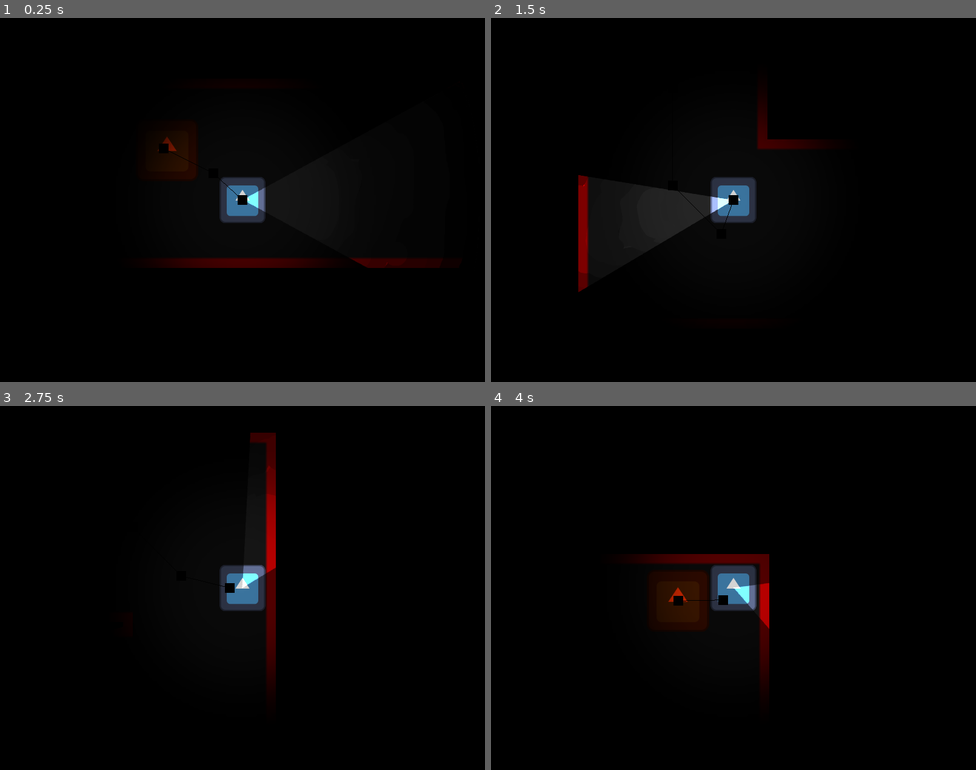
Above: before the commit, frames 1-4 (two rows, left to right).
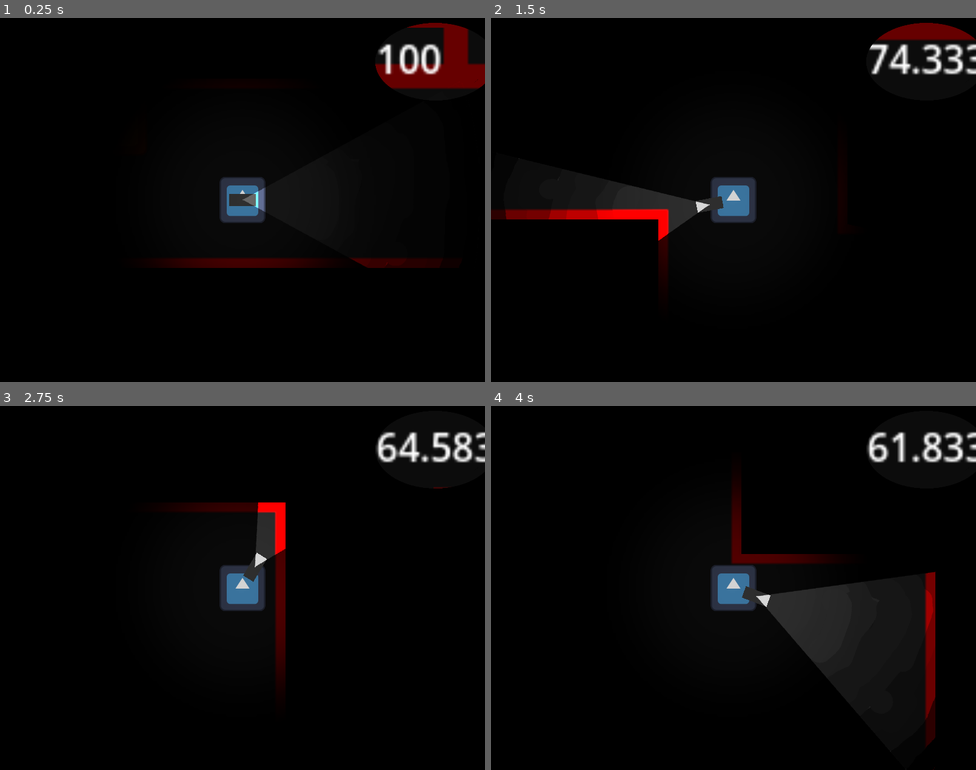
Above: after the commit, the same moments.

Repository: TomkoSK/maze-minigame
Game: Godot game, scene res://Scenes/Main.tscn
Same seed, same stepped clock (60 frames per second), same inputs: the game is played once before the commit and once after it. The engine's default icon, where the game draws it, is replaced by a stand-in: a white triangle on a blue panel in a dark square.
Inputs (mouse positions are in pixels of both pictures, inside the frame that each line leads up to):
- Up to frame 1 (0.25 s): no input
- Up to frame 2 (1.5 s): move the mouse to (840, 181) at 0.52 s; hold D (right) 0.53-1.28 s; hold Shift (sprint, bound only after the commit) 0.53-1.28 s; click (840, 181) at 0.67 s; move the mouse to (636, 218) at 1.27 s; hold S (down) from 1.28 s (still down); tap Shift (sprint, bound only after the commit) at 1.35 s; click (636, 218) at 1.42 s
- Up to frame 3 (2.75 s): move the mouse to (291, 507) at 2.02 s; release S (down) at 2.03 s; hold D (right) from 2.03 s (still down); hold Shift (sprint, bound only after the commit) from 2.03 s (still down); click (291, 507) at 2.17 s
- Up to frame 4 (4 s): move the mouse to (709, 660) at 2.77 s; release D (right) at 2.78 s; release Shift (sprint, bound only after the commit) at 2.78 s; hold W (up) 2.78-3.53 s; tap Shift (sprint, bound only after the commit) at 2.85 s; click (709, 660) at 2.92 s; move the mouse to (879, 642) at 3.52 s; hold A (left) from 3.53 s (still down); hold Shift (sprint, bound only after the commit) from 3.53 s (still down); click (879, 642) at 3.67 s

The runs differ from the first frame. In frame 1, 3.4% of the frame differs, in the area x 32-100%, y 1-52%; in frame 2, 5.3%; in frame 3, 4.6%; in frame 4, 9.5%, in the area x 29-100%, y 7-100%.

Commit message:
last week's work

Diff:
--- a/Scenes/Main.tscn
+++ b/Scenes/Main.tscn
@@ -213,7 +213,6 @@
 position = Vector2(52, 31)
 scale = Vector2(0.984127, 1)
 motion_mode = 1
-SPEED = 300
 
 [node name="BgSprite" type="Sprite2D" parent="."]
 visible = false
--- a/Scenes/Monster.tscn
+++ b/Scenes/Monster.tscn
@@ -20,5 +20,6 @@
 [node name="NavigationAgent2D" type="NavigationAgent2D" parent="."]
 path_desired_distance = 5.0
 target_desired_distance = 0.1
+navigation_layers = 2
 path_postprocessing = 1
 debug_enabled = true
--- a/Scenes/Player.tscn
+++ b/Scenes/Player.tscn
@@ -1,9 +1,11 @@
-[gd_scene load_steps=6 format=3 uid="uid://djfyvo87iv3jf"]
+[gd_scene load_steps=8 format=3 uid="uid://djfyvo87iv3jf"]
 
 [ext_resource type="Script" path="res://Scripts/Player.gd" id="1_pb76f"]
 [ext_resource type="Texture2D" uid="uid://ba2vdnscmq6cj" path="res://icon.svg" id="2_i7nb4"]
 [ext_resource type="Texture2D" uid="uid://ck6hxnn2mekwx" path="res://cone.png" id="3_vikql"]
+[ext_resource type="Texture2D" uid="uid://clrvbplty7fiy" path="res://flashlight.png" id="3_yo5in"]
 [ext_resource type="Texture2D" uid="uid://ds2dcu4hu25j" path="res://uncone_flashligh.png" id="4_oc82a"]
+[ext_resource type="Texture2D" uid="uid://idbylid3q4oo" path="res://circle.png" id="6_yyqif"]
 
 [sub_resource type="RectangleShape2D" id="RectangleShape2D_7jywd"]
 
@@ -18,7 +20,11 @@
 scale = Vector2(0.15, 0.15)
 texture = ExtResource("2_i7nb4")
 
-[node name="Flashlight" type="PointLight2D" parent="."]
+[node name="Flashlight" type="Sprite2D" parent="."]
+self_modulate = Color(0.412152, 0.412152, 0.412152, 1)
+texture = ExtResource("3_yo5in")
+
+[node name="Light" type="PointLight2D" parent="Flashlight"]
 shadow_enabled = true
 texture = ExtResource("3_vikql")
 texture_scale = 0.2
@@ -31,3 +37,15 @@
 scale = Vector2(0.9, 0.9)
 shadow_enabled = true
 texture = ExtResource("4_oc82a")
+
+[node name="SprintLabel" type="Label" parent="."]
+offset_left = 56.0
+offset_top = -70.0
+offset_right = 96.0
+offset_bottom = -47.0
+text = "95"
+
+[node name="PointLight2D" type="PointLight2D" parent="SprintLabel"]
+position = Vector2(24.7812, 13)
+scale = Vector2(0.126094, 0.08)
+texture = ExtResource("6_yyqif")
--- a/Scripts/Player.gd
+++ b/Scripts/Player.gd
@@ -1,12 +1,28 @@
 extends CharacterBody2D
 
-@export var SPEED = 200
+@export var SPEED = 80
+@export var SPRINT_SPEED = 160
+@export var SPRINT_RECOVERY = 25
+@export var SPRINT_CONSUMPTION = 35
+var sprinting = false
+var sprint = 100
 
-func _process(_delta):
-	velocity = Input.get_vector("left", "right", "up", "down")*SPEED
+func _process(delta):
+	$SprintLabel.text = str(sprint)
+	if(sprinting):
+		sprint -= SPRINT_CONSUMPTION*delta
+	else:
+		sprint += SPRINT_RECOVERY*delta
 
-	var cursorPos = get_viewport().get_mouse_position()
-	$Flashlight.rotation = Vector2(400, 300).direction_to(cursorPos).angle()
+	if(sprinting and sprint > 0):
+		velocity = Input.get_vector("left", "right", "up", "down")*SPRINT_SPEED
+	else:
+		velocity = Input.get_vector("left", "right", "up", "down")*SPEED
+	sprint=clamp(sprint, 0, 100)
+
+	var cursorPos = get_global_mouse_position()
+	$Flashlight.rotation = position.direction_to(cursorPos).angle()
+	$Flashlight.global_position = position.move_toward(cursorPos, 10)
 
 func _physics_process(_delta):
 	move_and_slide()
@@ -15,11 +31,15 @@
 	if(event is InputEventMouseButton):
 		if(event.button_index == 1 and event.is_pressed()):
 			var tween = create_tween()
-			tween.tween_property($Flashlight, "scale", Vector2(1, 0.5), 0.1)
+			tween.tween_property($Flashlight/Light, "scale", Vector2(1, 0.5), 0.2)
 			tween = create_tween()
-			tween.tween_property($Flashlight, "energy", 3, 0.1)
+			tween.tween_property($Flashlight/Light, "energy", 3, 0.2)
 		if(event.button_index == 1 and !event.is_pressed()):
 			var tween = create_tween()
-			tween.tween_property($Flashlight, "scale", Vector2(1, 1), 0.1)
+			tween.tween_property($Flashlight/Light, "scale", Vector2(1, 1), 0.2)
 			tween = create_tween()
-			tween.tween_property($Flashlight, "energy", 1, 0.1)
+			tween.tween_property($Flashlight/Light, "energy", 1, 0.1)
+	if(event.is_action_pressed("sprint")):
+		sprinting = true
+	if(event.is_action_released("sprint")):
+		sprinting = false
--- a/project.godot
+++ b/project.godot
@@ -42,6 +42,11 @@
 "events": [Object(InputEventKey,"resource_local_to_scene":false,"resource_name":"","device":-1,"window_id":0,"alt_pressed":false,"shift_pressed":false,"ctrl_pressed":false,"meta_pressed":false,"pressed":false,"keycode":0,"physical_keycode":83,"key_label":0,"unicode":115,"echo":false,"script":null)
 ]
 }
+sprint={
+"deadzone": 0.5,
+"events": [Object(InputEventKey,"resource_local_to_scene":false,"resource_name":"","device":-1,"window_id":0,"alt_pressed":false,"shift_pressed":false,"ctrl_pressed":false,"meta_pressed":false,"pressed":false,"keycode":0,"physical_keycode":4194325,"key_label":0,"unicode":0,"echo":false,"script":null)
+]
+}
 
 [rendering]
 
Binary file added: flashlight.png
Not shown, added: flashlight.png.import
